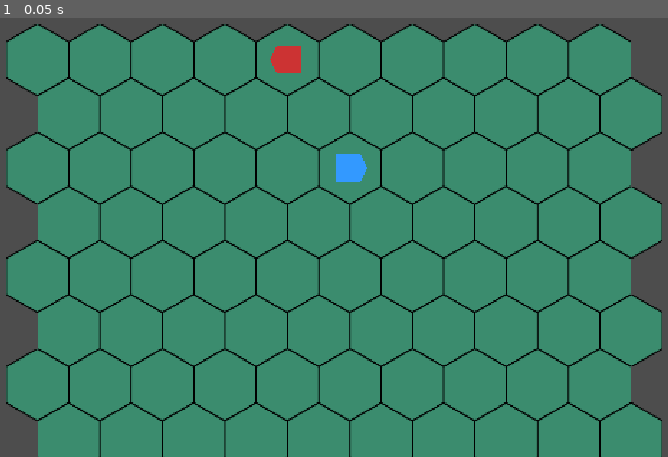
Above: before the commit, frame 1.
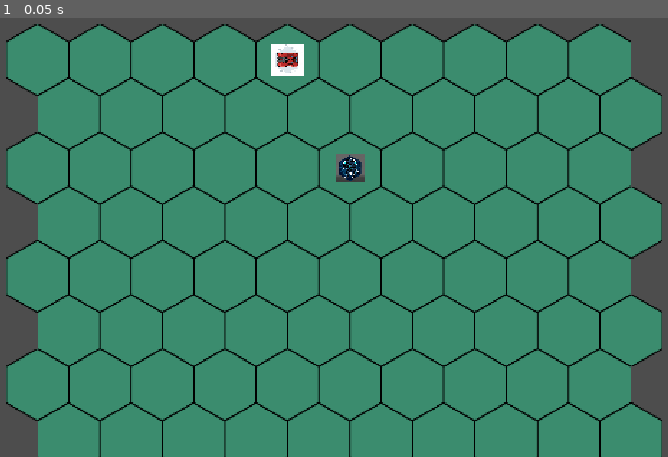
Above: after the commit, the same moment.

Repository: pawel-dubiel/godot-experiment
Game: Godot game, scene res://scenes/TestLevel.tscn
Same seed, same stepped clock (60 frames per second), same inputs: the game is played once before the commit and once after it.
Inputs:
- Up to frame 1 (0.05 s): no input

The runs differ from the first frame. In frame 1, 0.6% of the frame differs, in the area x 40-55%, y 5-38%.

Commit message:
Adds basic unit visuals
Adds placeholder visuals for units using simple textures.
Also adds '.DS_Store' to the .gitignore file.
Refactors unit scene files to use a Sprite2D for visuals instead of Polygon2D.
Includes tank and soldier textures.

Diff:
--- a/project.godot
+++ b/project.godot
@@ -19,4 +19,3 @@
 
 window/stretch/mode="canvas_items"
 window/stretch/aspect="expand"
-window/size/resizable=true
--- a/scenes/VerificationScene.tscn
+++ b/scenes/VerificationScene.tscn
@@ -1,6 +1,6 @@
-[gd_scene load_steps=2 format=3]
+[gd_scene load_steps=2 format=3 uid="uid://cfrvnqhp18g6d"]
 
-[ext_resource type="Script" path="res://scripts/tests/VerifyGameplay.gd" id="1"]
+[ext_resource type="Script" uid="uid://bkk1wobtune8w" path="res://scripts/tests/VerifyGameplay.gd" id="1"]
 
 [node name="VerificationScene" type="Node"]
 script = ExtResource("1")
--- a/scenes/units/Soldier.tscn
+++ b/scenes/units/Soldier.tscn
@@ -1,9 +1,10 @@
-[gd_scene load_steps=5 format=3]
+[gd_scene load_steps=6 format=3]
 
-[ext_resource type="Script" path="res://scripts/core/GameEntity.gd" id="1"]
-[ext_resource type="Script" path="res://scripts/components/HealthComponent.gd" id="2"]
-[ext_resource type="Script" path="res://scripts/components/AttackComponent.gd" id="3"]
-[ext_resource type="Script" path="res://scripts/components/MovementComponent.gd" id="4"]
+[ext_resource type="Script" uid="uid://c0pwmcyw1nb75" path="res://scripts/core/GameEntity.gd" id="1"]
+[ext_resource type="Script" uid="uid://dqyjbq334vv8o" path="res://scripts/components/HealthComponent.gd" id="2"]
+[ext_resource type="Script" uid="uid://b2woslekb42ga" path="res://scripts/components/AttackComponent.gd" id="3"]
+[ext_resource type="Script" uid="uid://bv215psyess04" path="res://scripts/components/MovementComponent.gd" id="4"]
+[ext_resource type="Texture2D" uid="uid://yir7jmutwxnl" path="res://assets/soldier.jpg" id="5"]
 
 [node name="Soldier" type="Node2D"]
 script = ExtResource("1")
@@ -21,7 +22,8 @@
 script = ExtResource("4")
 move_range = 3
 
-[node name="Visuals" type="Polygon2D" parent="."]
+[node name="Visuals" type="Sprite2D" parent="."]
 z_index = 5
-color = Color(0.2, 0.6, 1, 1)
-polygon = PackedVector2Array(-20, -20, 15, -20, 25, 0, 15, 20, -20, 20)
+texture = ExtResource("5")
+scale = Vector2(0.04, 0.04)
+rotation = 1.5708
--- a/scenes/units/Tank.tscn
+++ b/scenes/units/Tank.tscn
@@ -1,9 +1,10 @@
-[gd_scene load_steps=5 format=3]
+[gd_scene load_steps=6 format=3]
 
 [ext_resource type="Script" path="res://scripts/core/GameEntity.gd" id="1"]
 [ext_resource type="Script" path="res://scripts/components/HealthComponent.gd" id="2"]
 [ext_resource type="Script" path="res://scripts/components/AttackComponent.gd" id="3"]
 [ext_resource type="Script" path="res://scripts/components/MovementComponent.gd" id="4"]
+[ext_resource type="Texture2D" path="res://assets/tank.jpg" id="5"]
 
 [node name="Tank" type="Node2D"]
 script = ExtResource("1")
@@ -23,7 +24,8 @@
 script = ExtResource("4")
 move_range = 2
 
-[node name="Visuals" type="Polygon2D" parent="."]
+[node name="Visuals" type="Sprite2D" parent="."]
 z_index = 5
-color = Color(0.8, 0.2, 0.2, 1)
-polygon = PackedVector2Array(-20, -20, 15, -20, 25, 0, 15, 20, -20, 20)
+texture = ExtResource("5")
+scale = Vector2(0.045, 0.045)
+rotation = 1.5708
Binary file added: assets/soldier.jpg
Not shown, added: assets/soldier.jpg.import
Binary file added: assets/tank.jpg
Not shown, added: assets/tank.jpg.import
Not shown, changed: .gitignore
Not shown, changed: docs/adr/001-architecture-patterns.md
Not shown, changed: docs/adr/002-command-system.md
Not shown, changed: docs/adr/003-limitations.md
